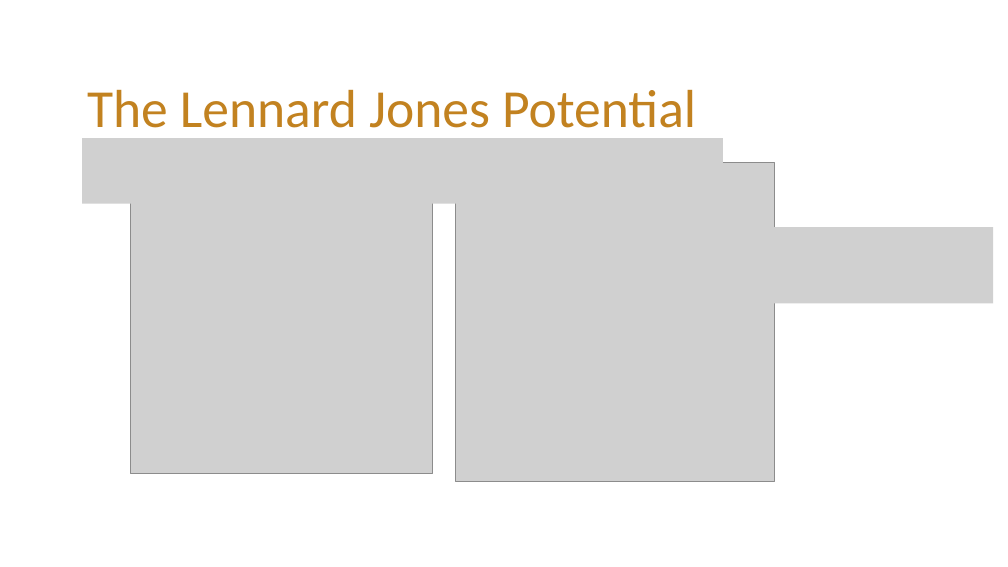
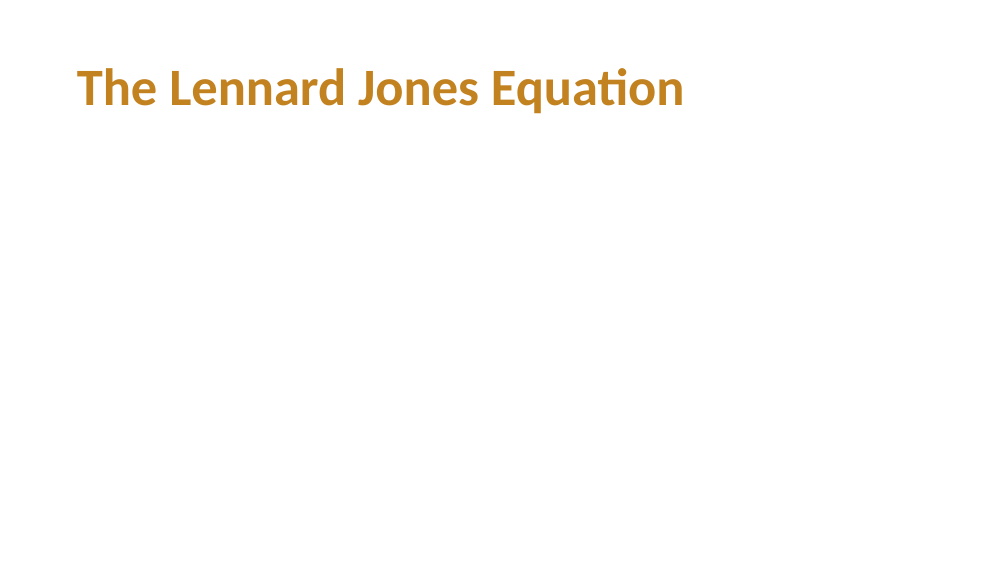
Before and after one commit to msse-chem-280-2024/msse-chem-280-2024.github.io, a slide deck: slide 4 of _files/intro-lennard-jones.pptx (slide 6 before the commit). Drawn at 1008x567 pixels with LibreOffice and Linux fonts; fonts in the diff are those of the drawing; grey boxes stand for pictures; background and template pictures are left out. Boxes give left, top, right and bottom in pixels: in the first picture for what was removed or moved away, otherwise in the second. Text is boxed around its words. In the diff, an @@ line names an element or a change of style, - is before the commit and + after.

```diff
--- a/_files/intro-lennard-jones.pptx
+++ b/_files/intro-lennard-jones.pptx
@@ title "The Lennard Jones Equation" at (77, 68, 685, 114): vertical alignment bottom to middle @@
@@ title at (77, 68, 685, 114): text changed; size 51 to 50 pt; bold on @@
-The Lennard Jones Potential
+The Lennard Jones Equation
@@ picture removed at (82, 138, 724, 204) @@
@@ picture removed at (131, 171, 433, 473) @@
@@ picture removed at (456, 163, 775, 482) @@
@@ picture removed at (762, 227, 994, 303) @@
```
Also in this commit, not shown: 1 other slide changed, 3 slides added, 5 slides removed, 6 other files.
